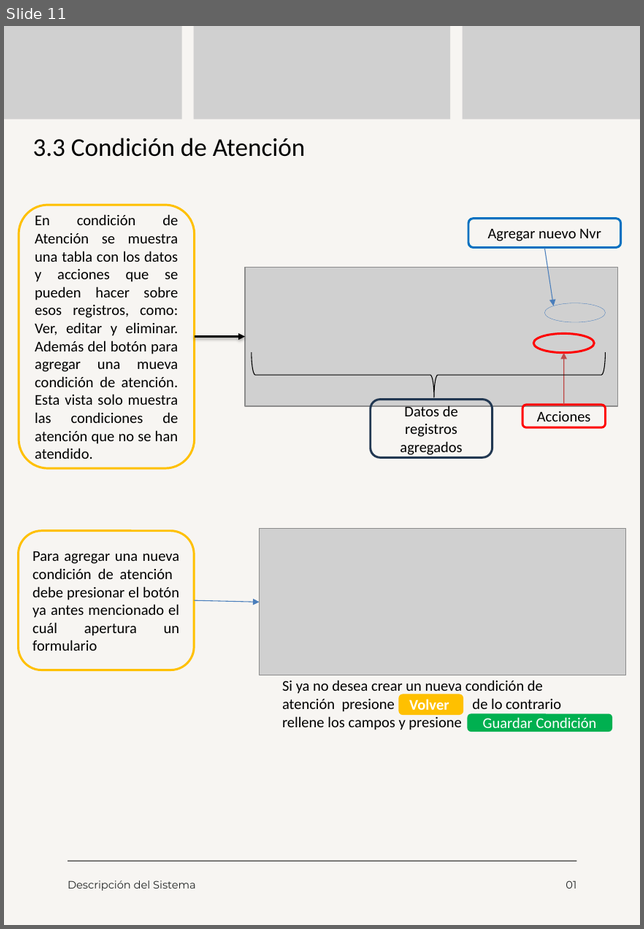
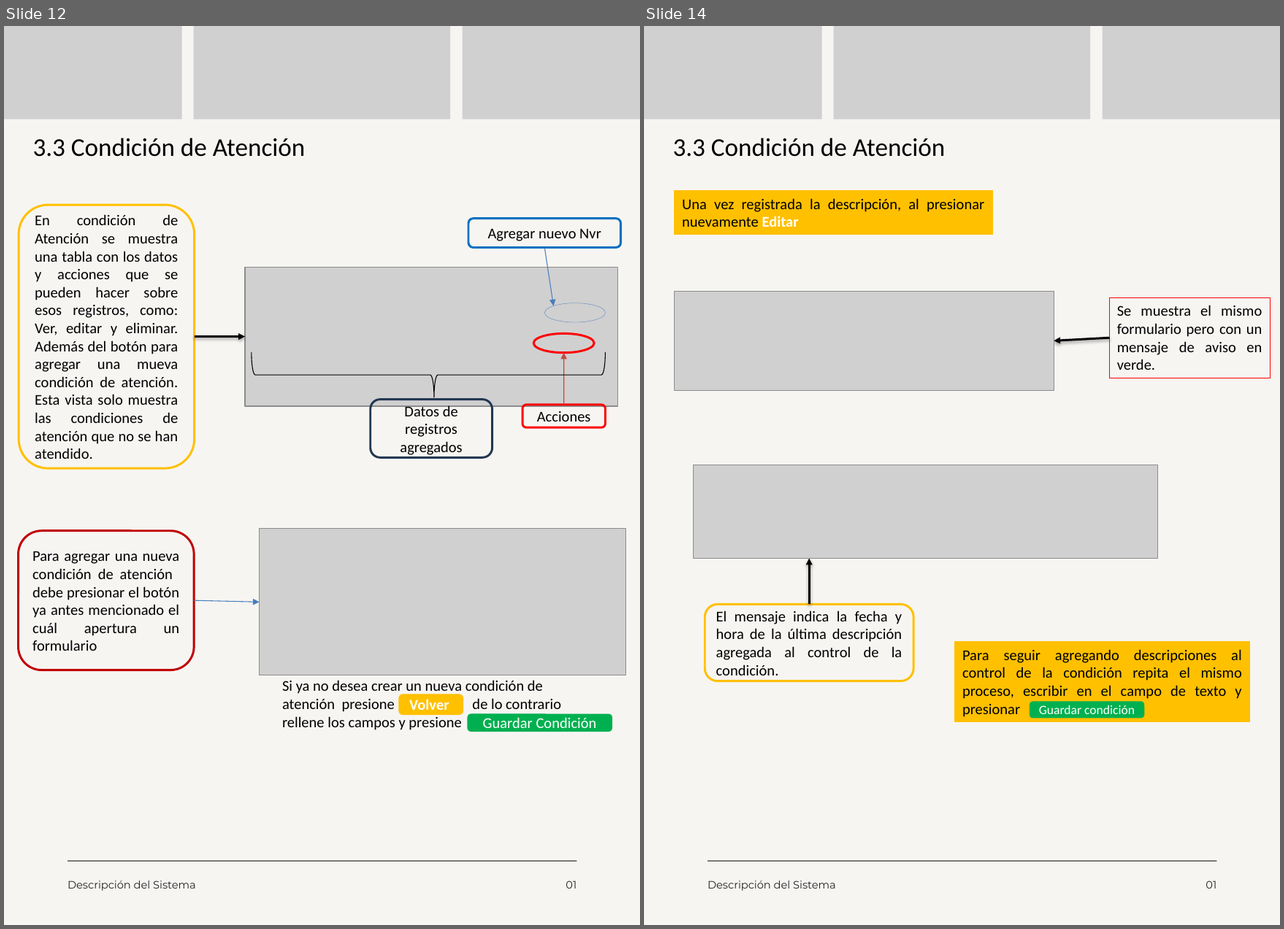
Before and after one commit to moreno-manuel/Pasantia-CVG-FMO, a slide deck: public/files/Documento A4 manual guía de estilos manual identidad visual minimalista rojo.pptx. Shown side by side, each under a label of ours: slide 11 before the commit, slides 12 and 14 after it; the slides between them are not shown. The pictures are 644x929 and 1284x929 pixels, drawn with LibreOffice and Linux fonts; fonts in the diff are those of the drawing; grey boxes stand for pictures. Boxes give left, top, right and bottom in pixels: in the first picture for what was removed or moved away, otherwise in the second. Text is boxed around its words. In the diff, an @@ line names an element or a change of style, - is before the commit and + after.

Commit message:
mejoras en condición de atencion y el manual

```diff
--- a/public/files/Documento A4 manual guía de estilos manual identidad visual minimalista rojo.pptx
+++ b/public/files/Documento A4 manual guía de estilos manual identidad visual minimalista rojo.pptx
@@ slide 14 added at [644,26,1280,925], background #F7F5F2 @@
@@ picture added at [644,26,822,119] @@
@@ picture added at [833,26,1091,119] @@
@@ picture added at [1102,26,1280,119] @@
@@ text added at [673,138,945,157], 24 pt, text #000000 @@
+3.3 Condición de Atención
@@ rectangle added at [675,191,993,235], fill #FFC000, outline #FFC000 0.75 pt, 14 pt, text #000000 @@
+Una vez registrada la descripción, al presionar nuevamente Editar
@@ picture added at [674,292,1054,391] @@
@@ rectangle added at [1110,298,1270,378], outline #FF0000 0.75 pt, 14 pt, text #000000 @@
+Se muestra el mismo formulario pero con un mensaje de aviso en verde.
@@ arrow added from (1110, 338) to (1054, 341), #000000 2 pt @@
@@ picture added at [693,465,1157,559] @@
@@ arrow added from (810, 605) to (810, 559), #000000 2 pt @@
@@ rounded rectangle added at [705,605,913,682], outline #FFC000 2 pt, 14 pt, text #000000 @@
+El mensaje indica la fecha y hora de la última descripción agregada al control de la condición.
@@ rectangle added at [955,643,1250,722], fill #FFC000, outline #FFC000 0.75 pt, 14 pt, text #000000 @@
+Para seguir agregando descripciones al control de la condición repita el mismo proceso, escribir en el campo de texto y presionar
@@ rounded rectangle added at [1030,703,1143,718], fill #00B050, outline #00B050 2 pt, 12 pt, text #FFFFFF @@
+Guardar condición
@@ line added from (708, 862) to (1217, 862), #000000 0.75 pt @@
@@ text added at [708,881,836,891], 10 pt, text #222525 @@
+Descripción del Sistema
@@ text added at [1205,881,1216,889], 10 pt, text #222525 @@
+01
@@ what was slide 11 is now slide 12 @@
@@ slide 12 changed as well @@
@@ rounded rectangle "Para agregar una nueva condición ..." at [19,532,194,671]: outline #FFC000 2 pt to #C00000 2 pt @@
```
Also in this commit, not shown: 10 other slides changed, 3 other slides added, 7 other files.
